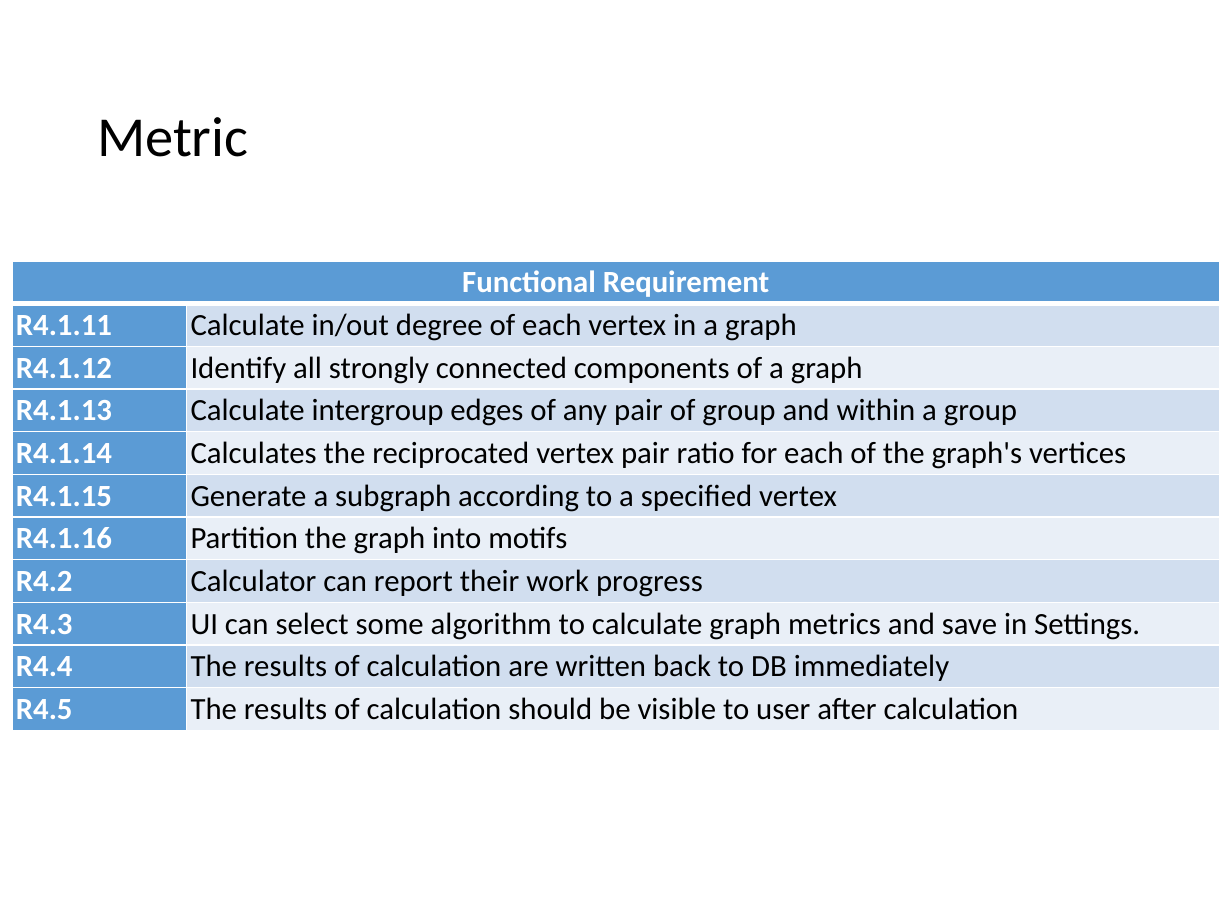
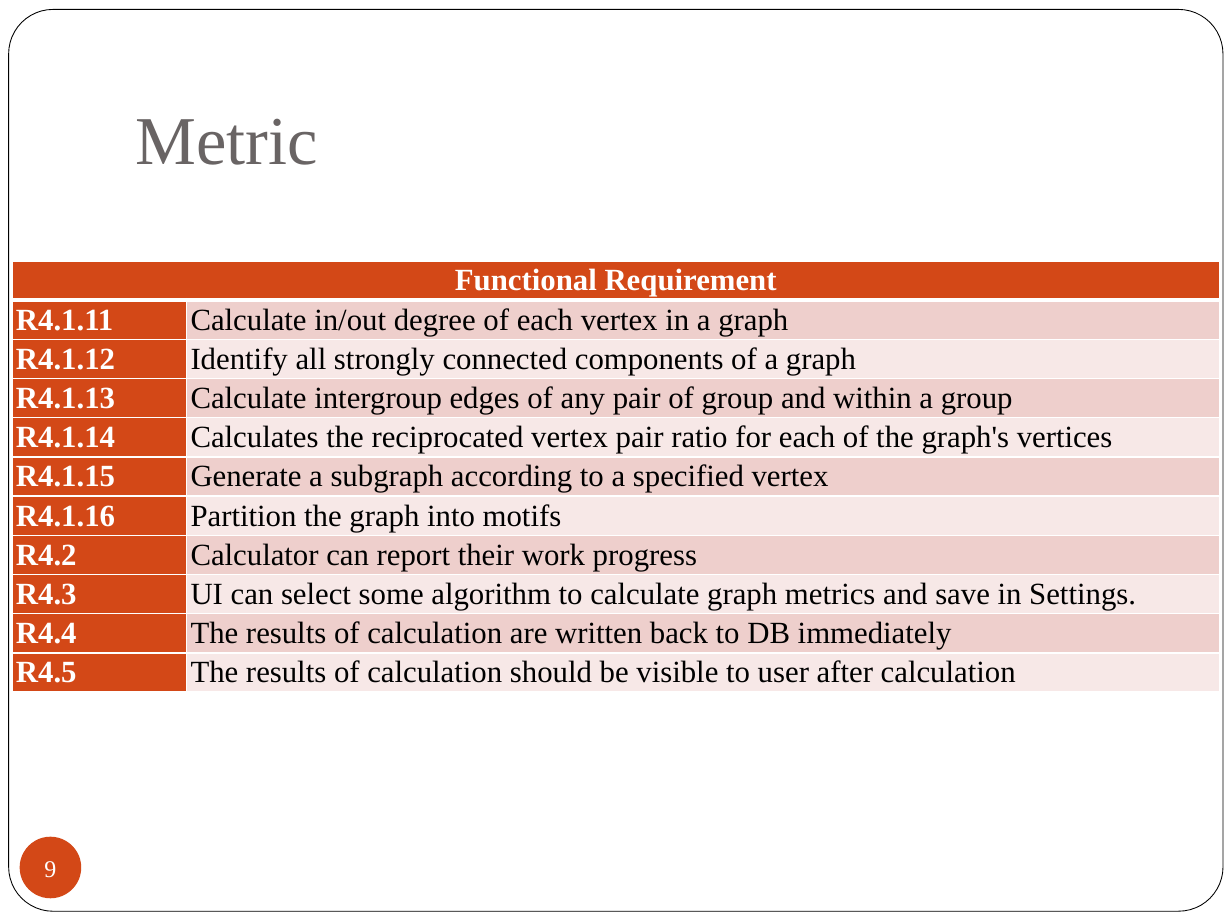
Before and after one commit to 2014-sed-team3/term-project, a slide deck: slide 9 of project/report/report.pptx. Drawn at 1232x924 pixels with LibreOffice and Linux fonts; fonts in the diff are those of the drawing. Boxes give left, top, right and bottom in pixels: in the first picture for what was removed or moved away, otherwise in the second. Text is boxed around its words. In the diff, an @@ line names an element or a change of style, - is before the commit and + after.

```diff
--- a/project/report/report.pptx
+++ b/project/report/report.pptx
@@ rounded rectangle added at (9, 10, 1223, 912), fill #FFFFFF, outline #000000 0.5 pt @@
@@ title "Metric": place and size @@
-title "Metric" at (97, 117, 248, 157)
+title "Metric" at (135, 118, 317, 165)
@@ title "Metric" at (135, 118, 317, 165): size 33 to 40 pt, font Calibri to Times New Roman, text colour #000000 to #696464; line spacing 0.9 to 1; vertical alignment middle to bottom @@
@@ table at (12, 261, 1221, 724) @@
@@ fill #5B9BD5 to #D34817 in 11 cells @@
@@ fill #D2DEEF to #EFCFCC in 5 cells @@
@@ fill #EAEFF7 to #F7E9E8 in 5 cells @@
@@ font Calibri to Times New Roman @@
@@ page number added at (20, 837, 81, 898), fill #D34817, 14 pt, text #FFFFFF @@
+9
```
Also in this commit, not shown: 46 other slides changed.
